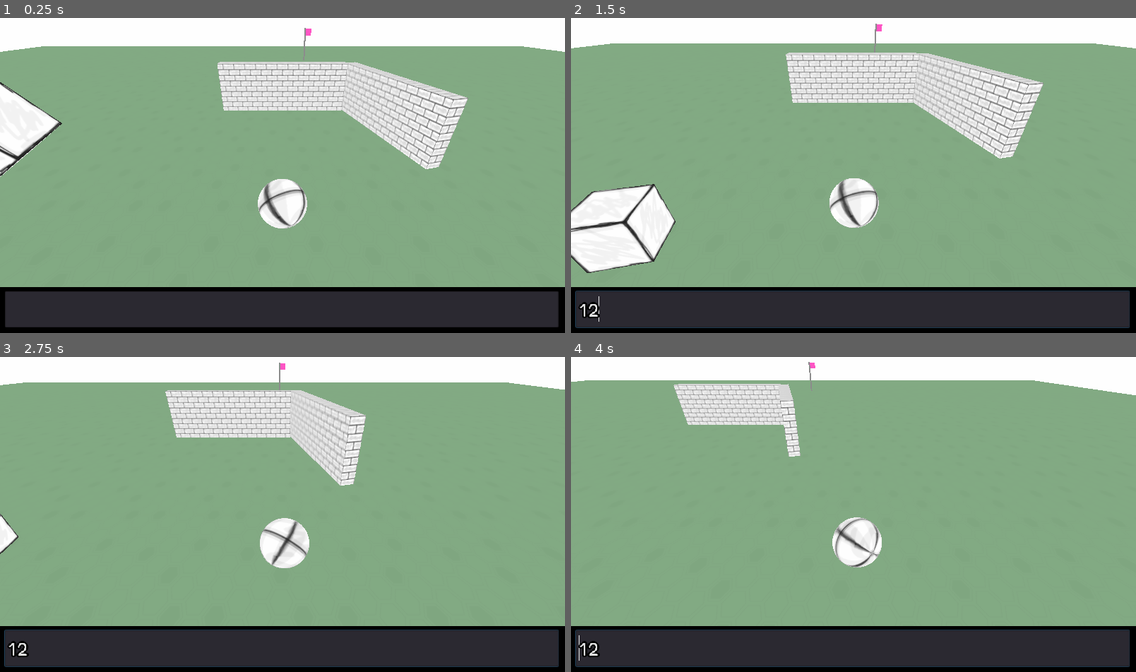
Above: before the commit, frames 1-4 (two rows, left to right).
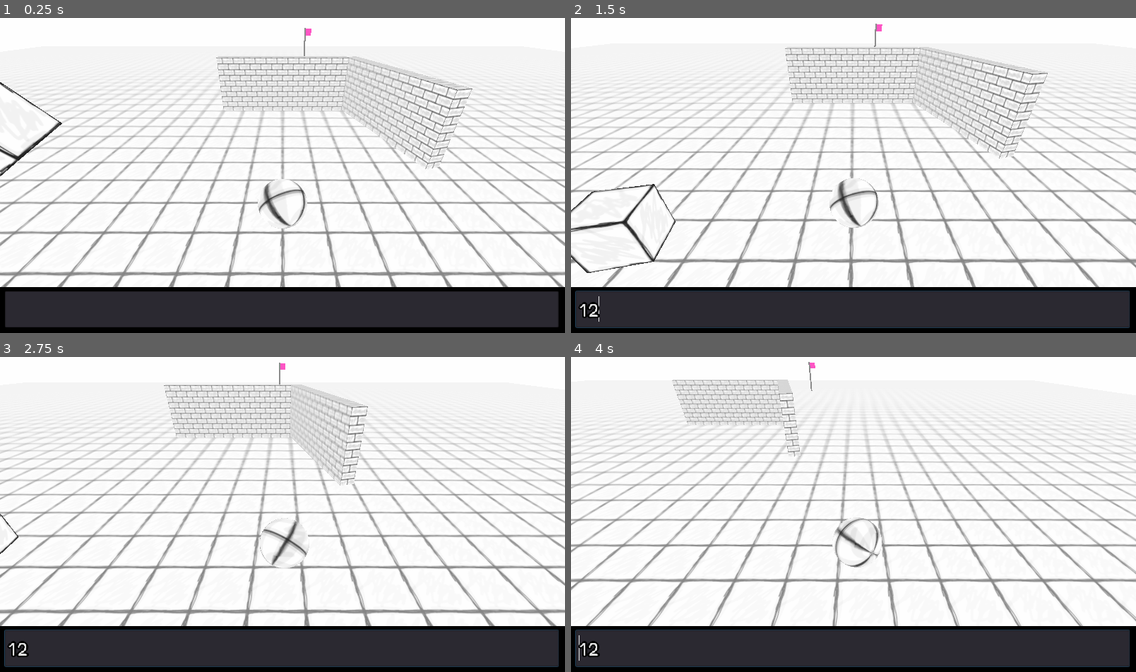
Above: after the commit, the same moments.

Repository: toimisto/rollballgenesis
Game: Godot game, scene res://scenes/Main.tscn
Same seed, same stepped clock (60 frames per second), same inputs: the game is played once before the commit and once after it.
Inputs (mouse positions are in pixels of both pictures, inside the frame that each line leads up to):
- Up to frame 1 (0.25 s): no input
- Up to frame 2 (1.5 s): click (853, 307) at 0.52 s; type "12" at 0.6 s; hold Right (ui_right) from 1.28 s (still down)
- Up to frame 3 (2.75 s): release Right (ui_right) at 2.03 s; hold Down (ui_down) from 2.03 s (still down)
- Up to frame 4 (4 s): release Down (ui_down) at 2.78 s; hold Right (ui_right) 2.78-3.53 s; hold Up (ui_up) from 3.53 s (still down)

The runs differ from the first frame. In frame 1, 67% of the frame differs, in the area x 0-100%, y 8-86%; in frame 2, 65%; in frame 3, 70%; in frame 4, 74%, in the area x 0-100%, y 7-86%.

Commit message:
retextured floor

Diff:
--- a/scenes/Level.tscn
+++ b/scenes/Level.tscn
@@ -2,7 +2,7 @@
 
 [ext_resource path="res://scripts/Level.gd" type="Script" id=1]
 [ext_resource path="res://assets/textures/box.png" type="Texture" id=2]
-[ext_resource path="res://assets/textures/ground.png" type="Texture" id=3]
+[ext_resource path="res://assets/textures/floor.png" type="Texture" id=3]
 [ext_resource path="res://scenes/Shinji.tscn" type="PackedScene" id=4]
 [ext_resource path="res://scripts/Shinji.gd" type="Script" id=5]
 [ext_resource path="res://scenes/Camera2D.gd" type="Script" id=6]
@@ -26,16 +26,17 @@
 material = SubResource( 3 )
 
 [sub_resource type="BoxShape" id=5]
-extents = Vector3( 15, 1, 15 )
+extents = Vector3( 75, 1, 75 )
 
 [sub_resource type="SpatialMaterial" id=6]
-albedo_color = Color( 0.784314, 0.92549, 0.780392, 1 )
 albedo_texture = ExtResource( 3 )
-uv1_scale = Vector3( 100, 50, 1 )
+uv1_scale = Vector3( 0.5, 0.5, 0.5 )
+uv1_offset = Vector3( 0, 0.5, 0 )
+uv1_triplanar = true
 
 [sub_resource type="CubeMesh" id=7]
 material = SubResource( 6 )
-size = Vector3( 30, 2, 30 )
+size = Vector3( 150, 2, 150 )
 subdivide_width = 10
 subdivide_height = 10
 
@@ -69,7 +70,7 @@
 material/0 = null
 
 [node name="Floor" type="StaticBody" parent="."]
-transform = Transform( 5, 0, 0, 0, 1, 0, 0, 0, 5, 0, -0.932395, 0 )
+transform = Transform( 1, 0, 0, 0, 1, 0, 0, 0, 1, 0, -0.932395, 0 )
 
 [node name="CollisionShape" type="CollisionShape" parent="Floor"]
 shape = SubResource( 5 )
@@ -101,7 +102,7 @@
 [node name="Walls" type="Node" parent="."]
 
 [node name="wall" type="StaticBody" parent="Walls"]
-transform = Transform( -4.37114e-08, 0, 1, 0, 1, 0, -1, 0, -4.37114e-08, 0, 2, -16.567 )
+transform = Transform( -4.37114e-08, 0, 1, 0, 1, 0, -1, 0, -4.37114e-08, 0, 2.5, -16.567 )
 
 [node name="MeshInstance" type="MeshInstance" parent="Walls/wall"]
 transform = Transform( 1, 0, 0, 0, 1, 0, 0, 0, 1, 0.0316086, 1.19209e-07, 0.0032297 )
@@ -112,7 +113,7 @@
 shape = SubResource( 10 )
 
 [node name="wall2" type="StaticBody" parent="Walls"]
-transform = Transform( 0.966075, 0, 0.258261, 0, 1, 0, -0.258261, 0, 0.966075, 8.151, 2, -11.233 )
+transform = Transform( 0.966075, 0, 0.258261, 0, 1, 0, -0.258261, 0, 0.966075, 8.151, 2.5, -11.233 )
 
 [node name="MeshInstance" type="MeshInstance" parent="Walls/wall2"]
 transform = Transform( 1, 0, 0, 0, 1, 0, 0, 0, 1, -0.170731, 1.19209e-07, 0.0663041 )
Binary file added: assets/textures/floor.png
Not shown, added: assets/textures/floor.png.import
